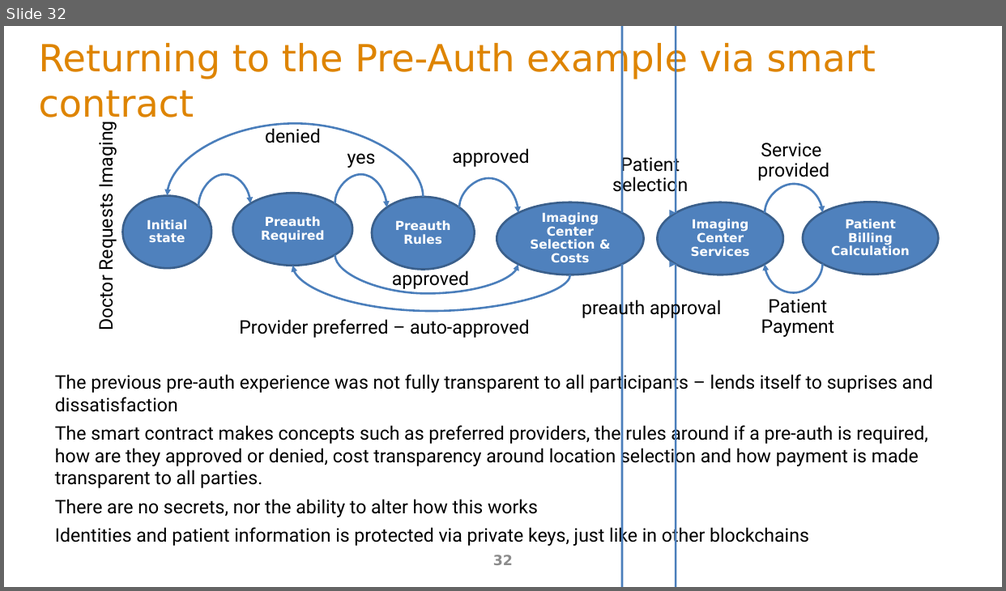
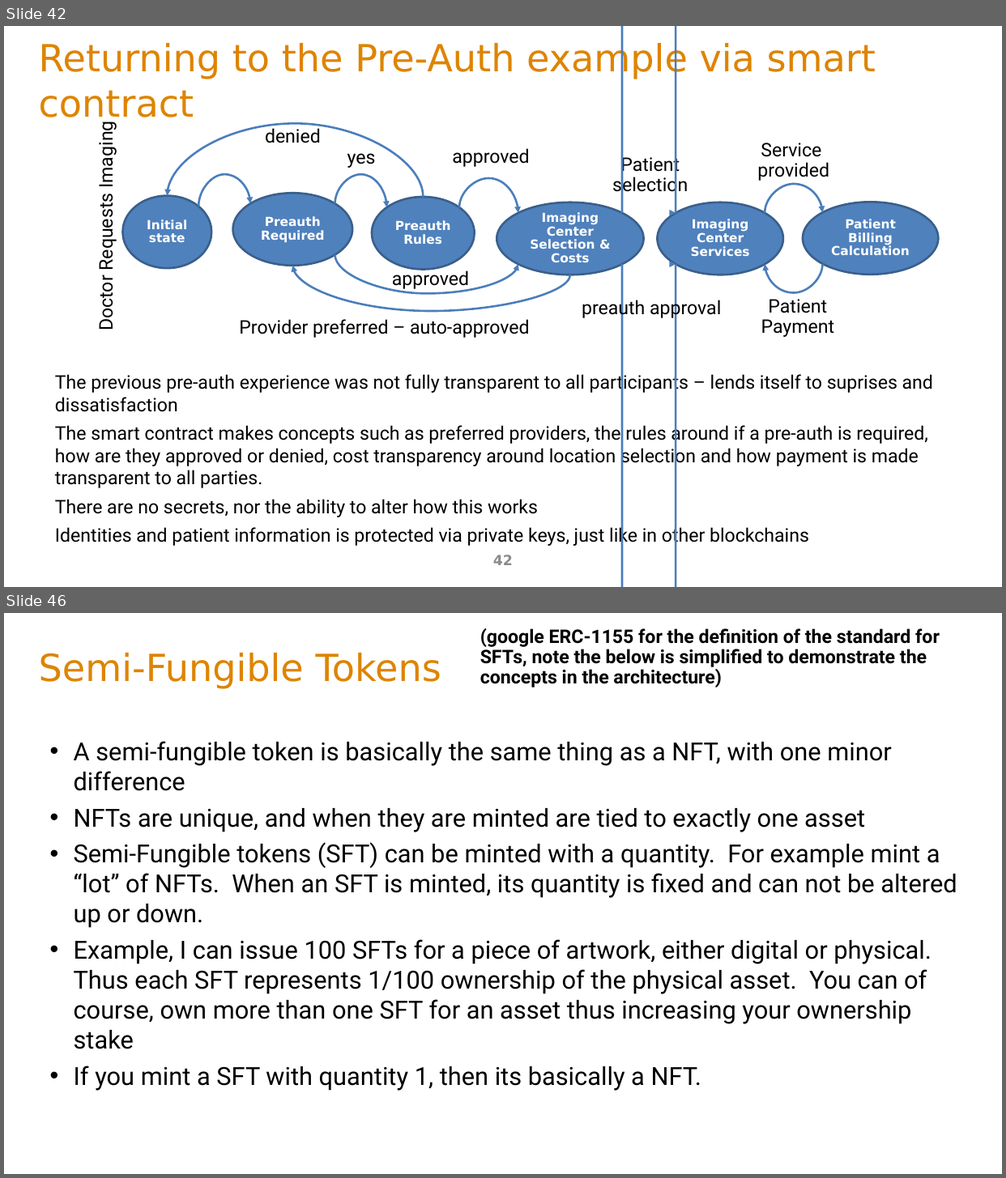
Before and after one commit to ArchitectingSoftware/SE577-SoftwareArchitecture, a slide deck: lectures/m5WebAndApiArchitecture.pptx. Shown one above the other, each under a label of ours: slide 32 before the commit, slides 42 and 46 after it; the slides between them are not shown. The pictures are 1006x591 and 1006x1178 pixels, drawn with LibreOffice and Linux fonts; fonts in the diff are those of the drawing. Boxes give left, top, right and bottom in pixels: in the first picture for what was removed or moved away, otherwise in the second. Text is boxed around its words. In the diff, an @@ line names an element or a change of style, - is before the commit and + after.

Commit message:
web architecture update

```diff
--- a/lectures/m5WebAndApiArchitecture.pptx
+++ b/lectures/m5WebAndApiArchitecture.pptx
@@ slide 46 added at (x1=4, y1=613, x2=1002, y2=1174), background #FFFFFF @@
@@ text added at (x1=480, y1=628, x2=940, y2=688), 18 pt, text #000000, bold @@
+(google ERC-1155 for the definition of the standard for
+SFTs, note the below is simplified to demonstrate the
+concepts in the architecture)
@@ title added at (x1=39, y1=653, x2=441, y2=689), 36 pt, text #DE8400 @@
+Semi-Fungible Tokens
@@ text added at (x1=74, y1=741, x2=957, y2=1091), 24 pt, text #000000 @@
+• A semi-fungible token is basically the same thing as a NFT, with one minor difference
+• NFTs are unique, and when they are minted are tied to exactly one asset
+• Semi-Fungible tokens (SFT) can be minted with a quantity. For example mint a “lot” of NFTs. When an SFT is minted, its quantity is fixed and can not be altered up or down.
+• Example, I can issue 100 SFTs for a piece of artwork, either digital or physical. Thus each SFT represents 1/100 ownership of the physical asset. You can of course, own more than one SFT for an asset thus increasing your ownership stake
+• If you mint a SFT with quantity 1, then its basically a NFT.
@@ what was slide 32 is now slide 42 @@
@@ page number at (x1=493, y1=555, x2=513, y2=565): text changed @@
-32
+42
```
Also in this commit, not shown: 3 slides changed, 16 other slides added, 2 slides removed, 1 other file.
